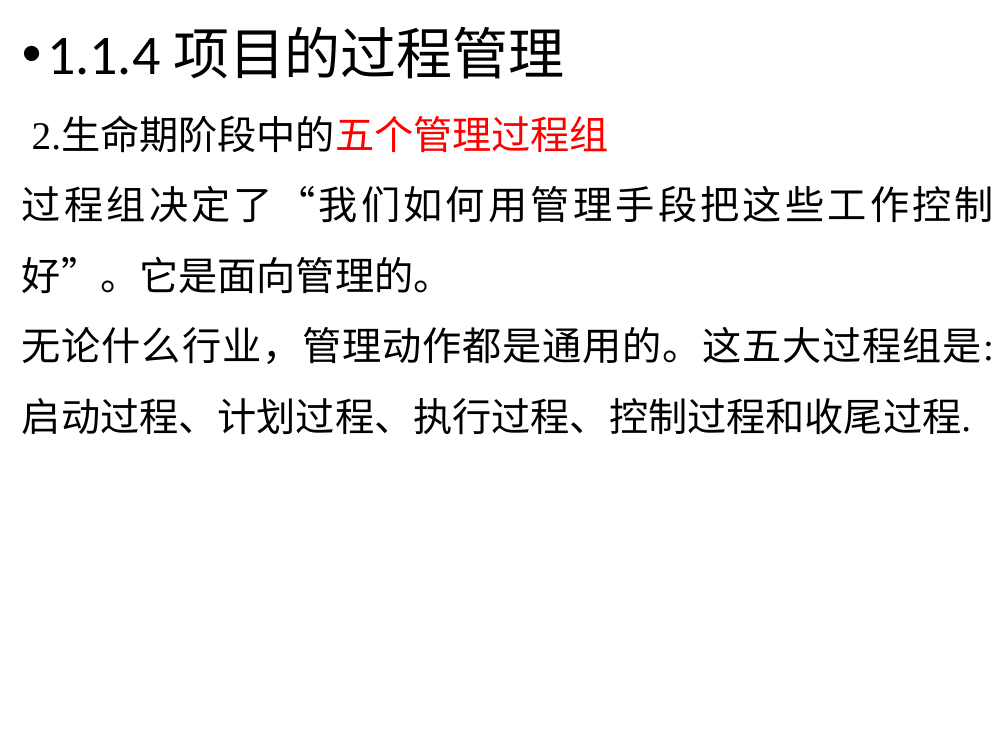
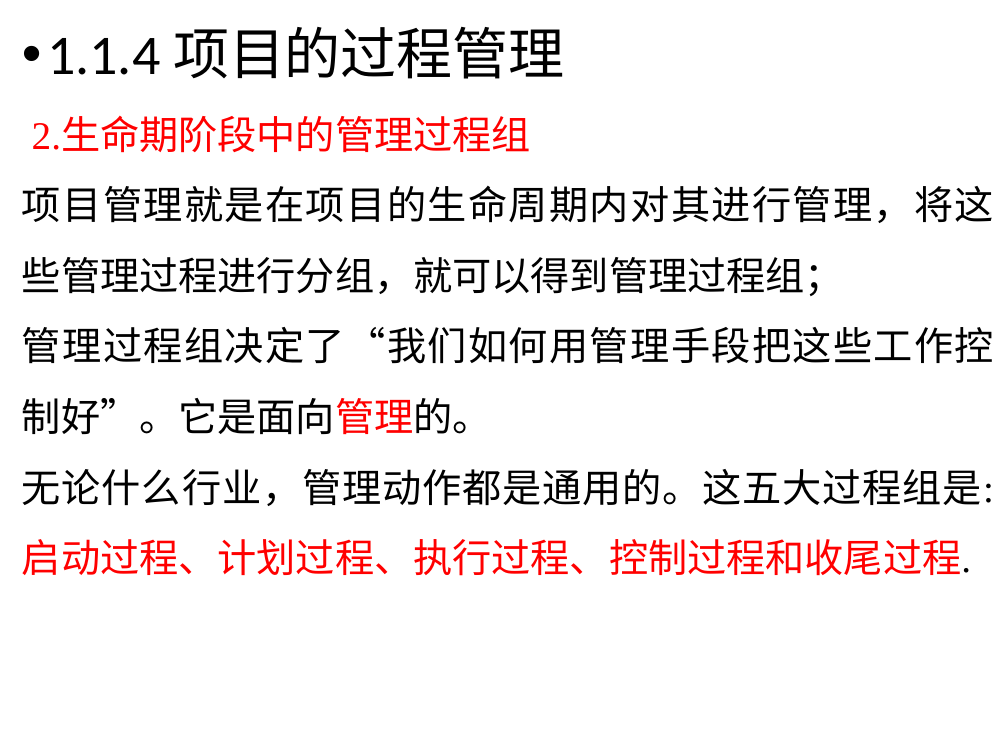
Before and after one commit to yanghui58/project_manager, a slide deck: slide 19 of 第1章 信息系统项目的特点与规划.pptx (slide 18 before the commit). Drawn at 1008x756 pixels with LibreOffice and Linux fonts; fonts in the diff are those of the drawing; background and template pictures are left out. Boxes give left, top, right and bottom in pixels: in the first picture for what was removed or moved away, otherwise in the second. Text is boxed around its words. In the diff, an @@ line names an element or a change of style, - is before the commit and + after.

```diff
--- a/第1章 信息系统项目的特点与规划.pptx
+++ b/第1章 信息系统项目的特点与规划.pptx
@@ text at <box>22,118,994,435</box>: text changed @@
-2.生命期阶段中的五个管理过程组
-过程组决定了“我们如何用管理手段把这些工作控制好”。它是面向管理的。
+2.生命期阶段中的管理过程组
+项目管理就是在项目的生命周期内对其进行管理，将这些管理过程进行分组，就可以得到管理过程组；
+管理过程组决定了“我们如何用管理手段把这些工作控制好”。它是面向管理的。
@@ text at <box>22,469,994,576</box>: text colour #000000 to #FF0000 in "无论什么行业，管理动作都是通用的。这五大过程组是:启动过程、计划过程、执行过程、控制过程和收尾过程." @@
```
Also in this commit, not shown: 16 other slides changed, 2 slides added, 1 other file.
